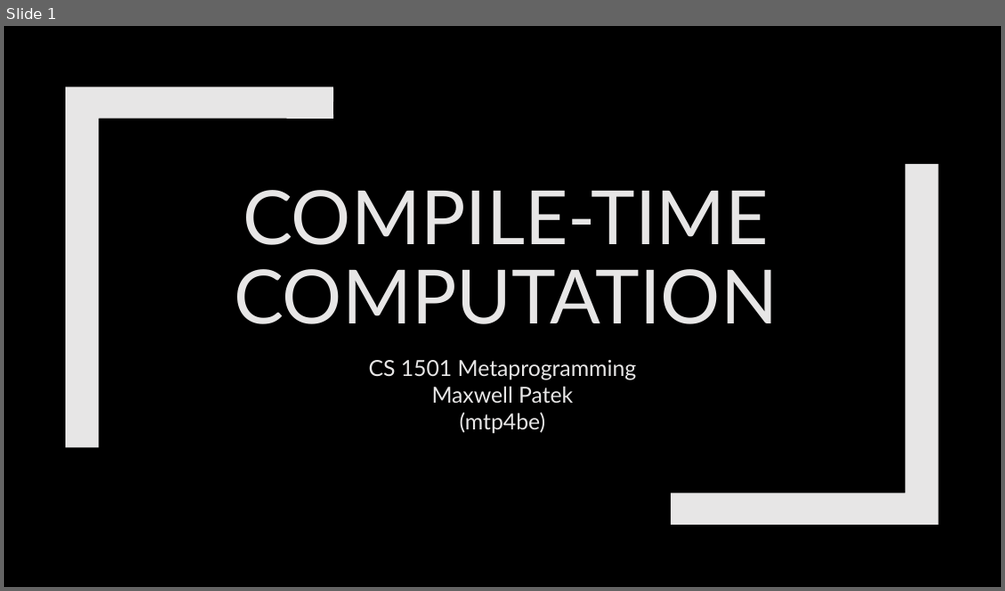
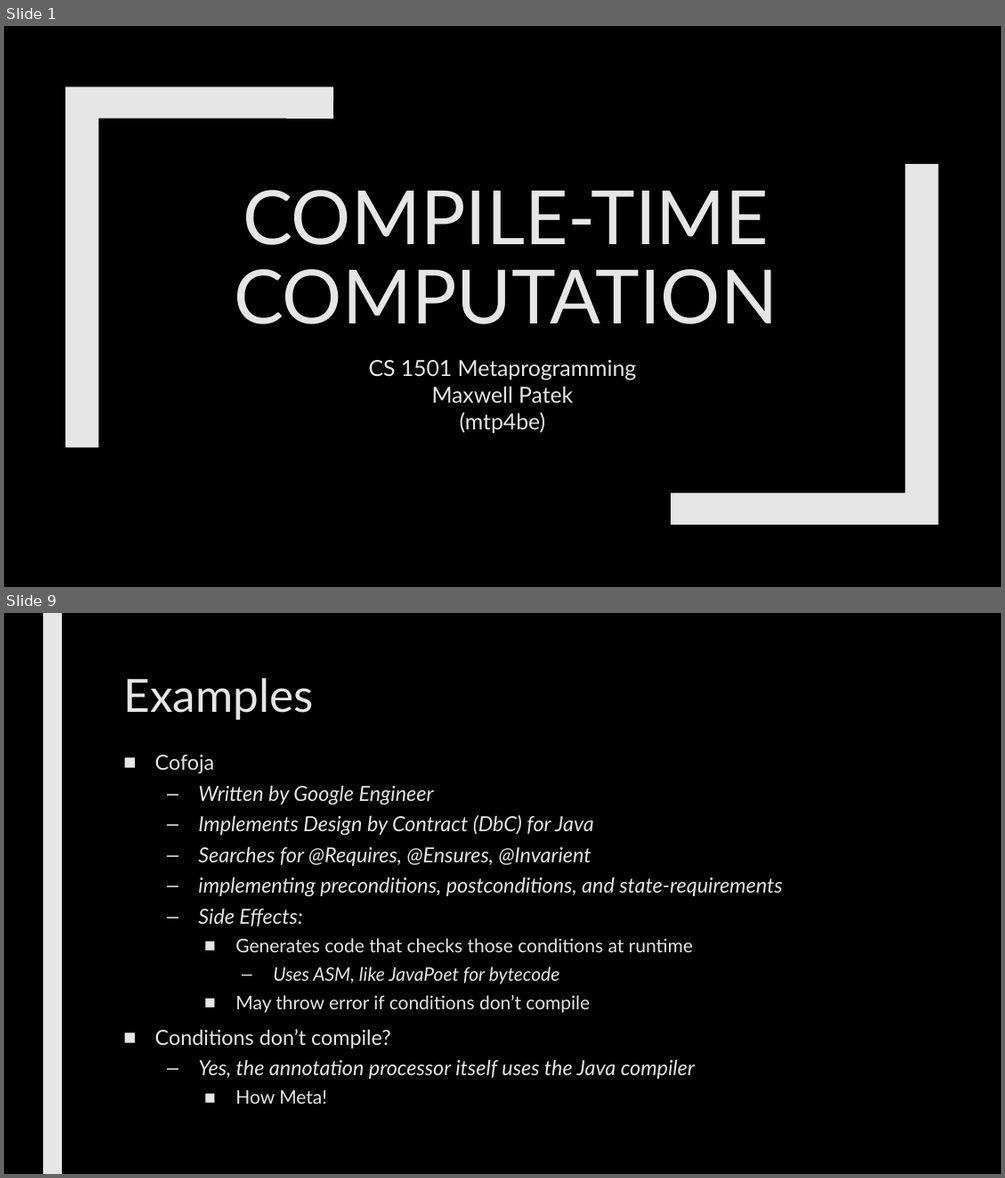
Before and after one commit to max7patek/metaprogramming, a slide deck: slides/08-CompileTimeComputation.pptx. Shown one above the other, each under a label of ours: slide 1 before the commit, slides 1 and 9 after it; the slides between them are not shown. The pictures are 1005x591 and 1005x1178 pixels, drawn with LibreOffice and Linux fonts; fonts in the diff are those of the drawing. Boxes give left, top, right and bottom in pixels: in the first picture for what was removed or moved away, otherwise in the second. Text is boxed around its words. In the diff, an @@ line names an element or a change of style, - is before the commit and + after.

```diff
--- a/slides/08-CompileTimeComputation.pptx
+++ b/slides/08-CompileTimeComputation.pptx
@@ slide 9 added at <box>4,613,1001,1174</box>, background #000000 @@
@@ rectangle added at <box>43,613,62,1174</box>, fill #E7E6E6 @@
@@ title added at <box>123,678,313,720</box>, 44 pt, text #E7E6E6 @@
+Examples
@@ text added at <box>155,755,782,1103</box>, 20 pt, text #E7E6E6, italic @@
+■ Cofoja
+  – Written by Google Engineer
+  – Implements Design by Contract (DbC) for Java
+  – Searches for @Requires, @Ensures, @Invarient
+  – implementing preconditions, postconditions, and state-requirements
+  – Side Effects:
+    ■ Generates code that checks those conditions at runtime
+      – Uses ASM, like JavaPoet for bytecode
+    ■ May throw error if conditions don’t compile
+■ Conditions don’t compile?
+  – Yes, the annotation processor itself uses the Java compiler
+    ■ How Meta!
```
Also in this commit, not shown: 1 slide changed, 19 other slides added.
